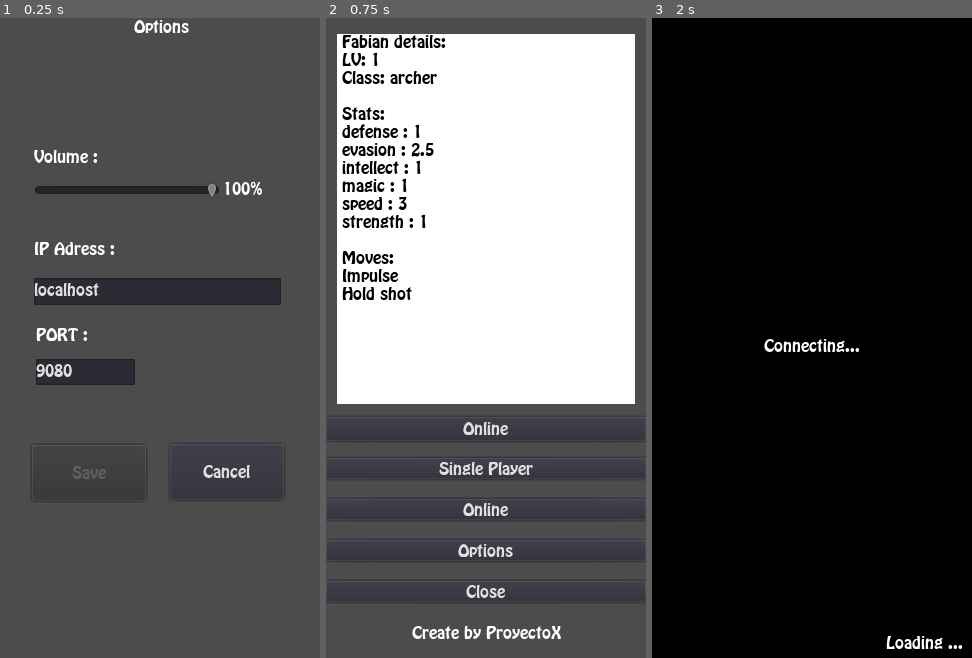
Above: before the commit, frames 1-3 (left to right).
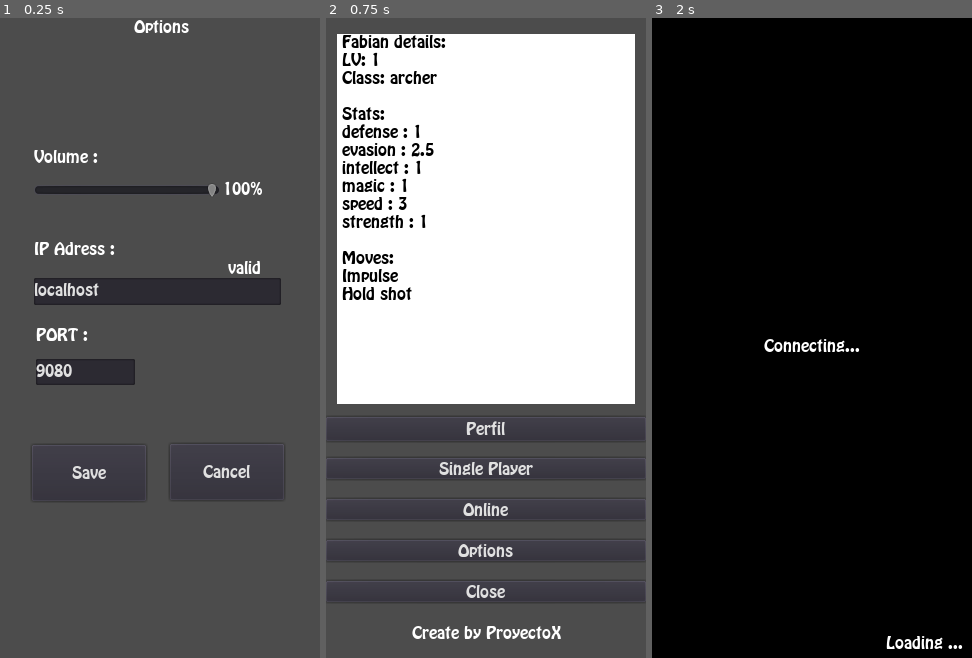
Above: after the commit, the same moments.

Repository: fresnohernandez99/socket-game
Game: Godot game, scene res://scenes/gui/Option.tscn
Two runs of this game, one before a commit and one after it. Both use one fixed random seed, a clock stepped at 60 frames per second and the inputs below. This scene is started directly instead of the project's main scene.
Inputs:
- Up to frame 1 (0.25 s): no input
- Up to frame 2 (0.75 s): click "Cancel" at 0.5 s
- Up to frame 3 (2 s): click "Online" at 1.25 s

The runs differ from the first frame. In frame 1, 0.3% of the frame differs, in the area x 22-82%, y 37-73%; in frame 2, 0.2%; in frame 3, nothing differs.

Commit message:
validado el localhost

Diff:
--- a/scenes/gui/MainMenu.tscn
+++ b/scenes/gui/MainMenu.tscn
@@ -58,7 +58,7 @@
 margin_top = 399.0
 margin_right = 320.0
 margin_bottom = 423.0
-text = "Online"
+text = "Perfil"
 
 [node name="OptionsBtn" type="Button" parent="Control"]
 margin_top = 522.0
--- a/scenes/gui/Option.gd
+++ b/scenes/gui/Option.gd
@@ -26,7 +26,7 @@
 	nodoLabelVolume.text = str(volume)+"%"
 
 
-	if  nodoIPText.text !="" && isValidedIP() && isValidarPort():
+	if  nodoIPText.text !="" && isValidedIP() && isValidarPort() :
 		nodoIPValidInvalid.text = "valid"
 		Savebtn.disabled = false
 	else:
@@ -48,7 +48,7 @@
 #	 regularexp.compile("")
 #	 var result2 = regularexp.search(nodoIPText.text)
 #     result2 != null
-	 if result != null  :
+	 if result != null  || nodoIPText.text == "localhost"  :
 			return true
 
 func isValidarPort():
